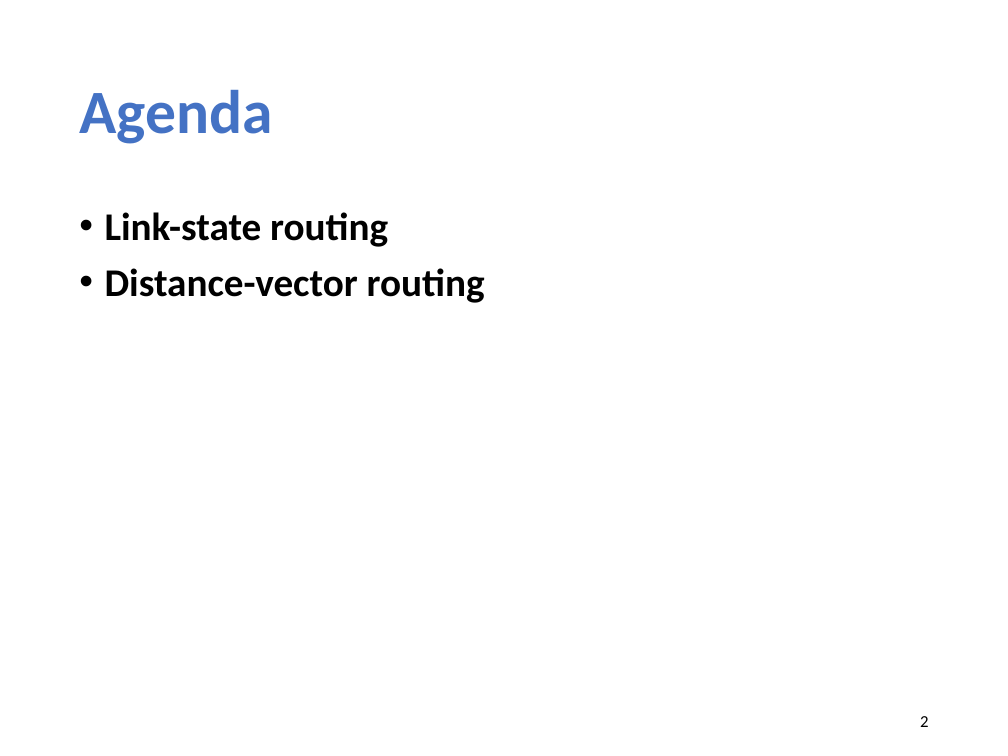
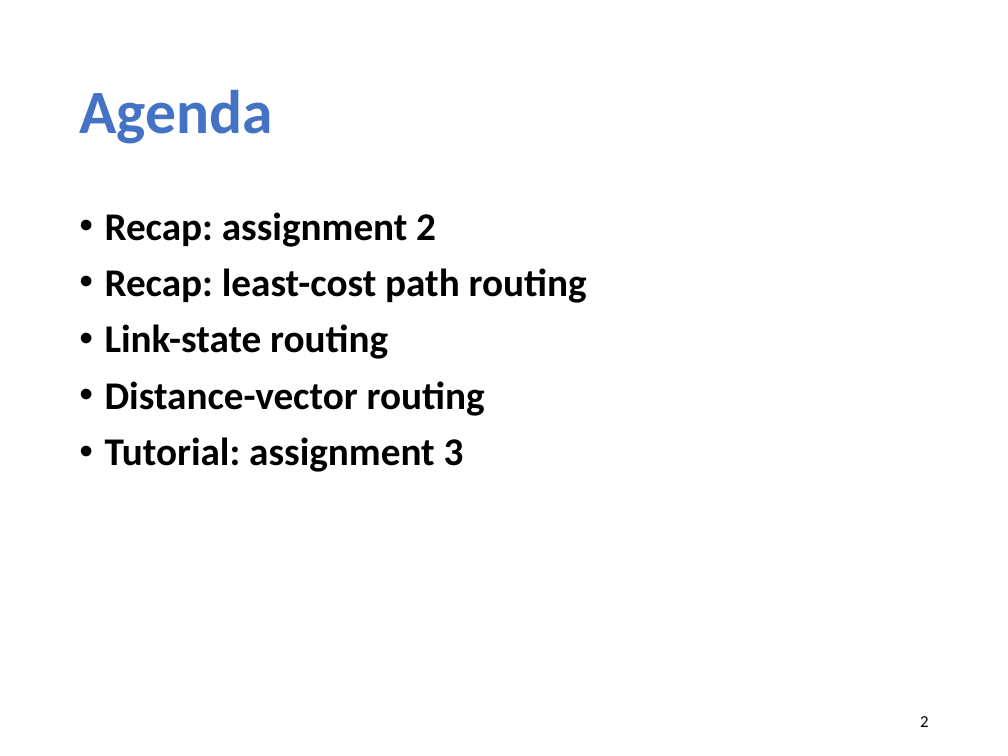
Before and after one commit to xinjin/course-net, a slide deck: slide 2 of slides/lec13_routing_algorithms.pptx. Drawn at 1008x756 pixels with LibreOffice and Linux fonts; fonts in the diff are those of the drawing. Boxes give left, top, right and bottom in pixels: in the first picture for what was removed or moved away, otherwise in the second. Text is boxed around its words. In the diff, an @@ line names an element or a change of style, - is before the commit and + after.

```diff
--- a/slides/lec13_routing_algorithms.pptx
+++ b/slides/lec13_routing_algorithms.pptx
@@ text at bbox=[105, 212, 587, 303]: paragraphs added @@
+• Recap: assignment 2
+• Recap: least-cost path routing
@@ text at bbox=[105, 437, 464, 472]: paragraph added @@
+• Tutorial: assignment 3
```
Also in this commit, not shown: 3 other slides changed, 4 slides added.
